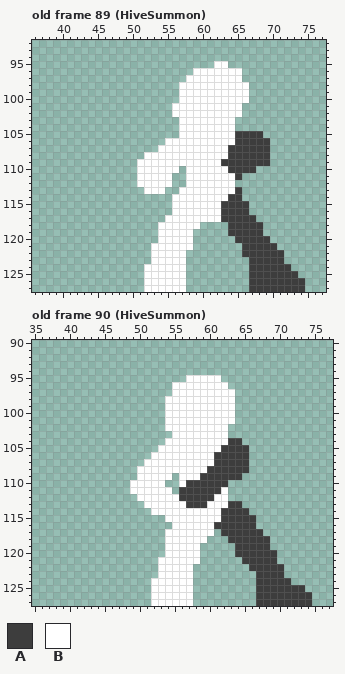
Pixel-art file -- src/Unity/Fighters/Assets/Art/Sprites/Animations/mrshive.aseprite. That is the earlier state.
128x128 pixels, 160 frames. Shown: old frame 89 (HiveSummon): x 36..77, y 92..127; old frame 90 (HiveSummon): x 35..77, y 90..127. The commit also changed other frames, which this record leaves out.
Visible layers, top first: "Layer 3", "Layer 2", "Layer 1".
Palette (. is transparent): A #3d3d3d  B #ffffff
Pixels before, old frame 89 (HiveSummon), first column x 51:
 95 ...........BB...........
 96 ........BBBBBBB.........
 97 .......BBBBBBBB.........
 98 ......BBBBBBBBBB........
 99 ......BBBBBBBBBB........
100 ......BBBBBBBBBB........
101 .....BBBBBBBBBB.........
102 .....BBBBBBBBBB.........
103 ......BBBBBBBB..........
104 ......BBBBBBBB..........
105 ......BBBBBBBBAAAA......
106 ....BBBBBBBBBBAAAAA.....
107 ...BBBBBBBBBBAAAAAA.....
108 .BBBBBBBBBBBBAAAAAA.....
109 BBBBBBBBBBBBAAAAAAA.....
110 BBBBBB.BBBBBBAAAA.......
111 BBBBB..BBBBBBBA.........
112 BBBBB..BBBBBBB..........
113 .BBB..BBBBBBBBA.........
114 .....BBBBBBBBAA.........
115 .....BBBBBBBAAAA........
116 .....BBBBBBBAAAA........
117 ....BBBBBBBBAAAAA.......
118 ...BBBBBB....AAAAA......
119 ...BBBBB.....AAAAA......
120 ...BBBBB......AAAAA.....
121 ..BBBBBB.......AAAAA....
122 ..BBBBB........AAAAAA...
123 ..BBBBB.........AAAAA...
124 .BBBBBB.........AAAAAA..
125 .BBBBBB.........AAAAAAA.
126 .BBBBBB.........AAAAAAAA
127 .BBBBBB.........AAAAAAAA
Pixels before, old frame 90 (HiveSummon), first column x 49:
 95 ........BBBBB.............
 96 ......BBBBBBBB............
 97 ......BBBBBBBBB...........
 98 .....BBBBBBBBBB...........
 99 .....BBBBBBBBBB...........
100 .....BBBBBBBBBB...........
101 .....BBBBBBBBBB...........
102 .....BBBBBBBBB............
103 ......BBBBBBBB............
104 .....BBBBBBBBBAA..........
105 ....BBBBBBBBBAAAA.........
106 ...BBBBBBBBBAAAAA.........
107 ..BBBBBBBBBBAAAAA.........
108 .BBBBBBBBBBAAAAAA.........
109 .BBBBB.BBBAAAAAA..........
110 BBBBB..BAAAAAA............
111 BBBBBB.AAAAAAB............
112 .BBBBBBAAAAABB............
113 ..BBBBBBAAABBBAA..........
114 ...BBBBBBBBBBAAAA.........
115 .....BBBBBBBBAAAAA........
116 ......BBBBBBAAAAAA........
117 .....BBBBBBB.AAAAAA.......
118 .....BBBBBB...AAAAAA......
119 .....BBBBB.....AAAAA......
120 .....BBBBB.....AAAAAA.....
121 ....BBBBBB......AAAAA.....
122 ....BBBBB........AAAAA....
123 ....BBBBB.........AAAA....
124 ...BBBBBB.........AAAAA...
125 ...BBBBBB.........AAAAAAA.
126 ...BBBBBB.........AAAAAAAA
127 ...BBBBBB.........AAAAAAAA
After the commit:
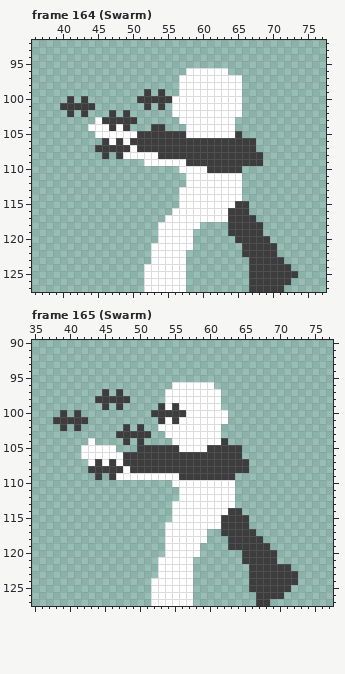
A new or re-ordered frame is compared with the old frame closest to it.
Log entry: mrs hive swarm
The exact change:
frames 160 -> 183
Changed rows in their new state; - is an unchanged pixel.
Frame 164 (Swarm) is new; against old frame 89 (HiveSummon), layers "Layer 2", "Layer 1":
first column x 40:
 95 ----------------------..------
 96 ------------------B-----..----
 97 -----------------B------------
 98 --------------------------.---
 99 ------------A-A-----------.---
100 -A-A-------AAAAAB---------.---
101 AAAAA-------A-A---------------
102 -A-A---A-A--------------------
103 -----BAAAAA-------------------
104 ----BBBABA---AA--.------------
105 -----BBBBBBAAAAAAA--------...-
106 ------ABABAAAAAAAAAAAAAAA---..
107 -----AAAAABAAAAAAAAAAAAA----..
108 ------A-ABBB--AAAAAAAAAA-----.
109 -----------.------AAAAA------.
110 -----------......B---AAA--..--
111 -----------.....---------B----
112 -----------.....---------B----
113 ------------...----------B----
114 ----------------.-------BB----
115 ----------------.------BB-----
116 -----------------------B------
117 -----------------------B------
first column x 71:
122 .
first column x 72:
126 -..
127 ...
Frame 165 (Swarm) is new; against old frame 90 (HiveSummon), layers "Layer 2", "Layer 1":
first column x 38:
 95 -------------------.....-------------
 96 -----------------------..------------
 97 -------A-A------B-------..-----------
 98 ------AAAAA-------------..-----------
 99 -------A-A-----A-A------..-----------
100 -A-A----------AAAAA------.-----------
101 AAAAA----------A-A-------.-----------
102 -A-A------A-A--B--------.------------
103 ---------AAAAA--B-------.------------
104 -----B----A-A---.-------A..----------
105 ----BBBBB---AAAAAA----AA---.---------
106 ----BBBBBBAAAAAAAAAAAAA----.---------
107 -----BABABAAAAAAAAAAAAA--------------
108 -----AAAAABAAAAAAAAAAA---------------
109 ------A-ABBB-----BAAA-----.----------
110 -----------.....-B-BBBBBBB-----------
111 -----------......-BBBBBB-B-----------
112 ------------......BBBBB--B-----------
113 -------------....--BBB---B.----------
114 --------------...-------B--.---------
115 ----------------.-----------.--------
116 ----------------B------B----.--------
117 ----------------------.------.-------
118 ------------------------------.------
119 -------------------------A-----------
120 --------------------------.----------
121 --------------------.----------------
122 ---------------------------------A---
123 ----------------------------A----AA--
124 ----------------------------A-----A--
125 ----------------------------A-----..-
126 ---------------------------------....
127 -------------------------------......
Pixel boxes of the changes (left, top, right, bottom) in both pictures:
changed: (60, 61, 270, 222)
erased: (277, 250, 305, 292)
changed: (53, 375, 312, 606)
